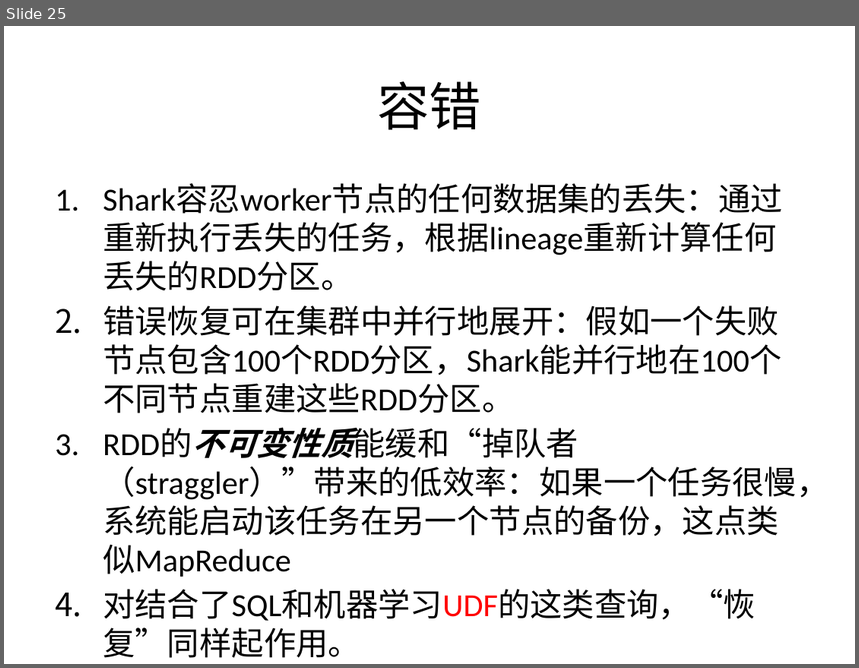
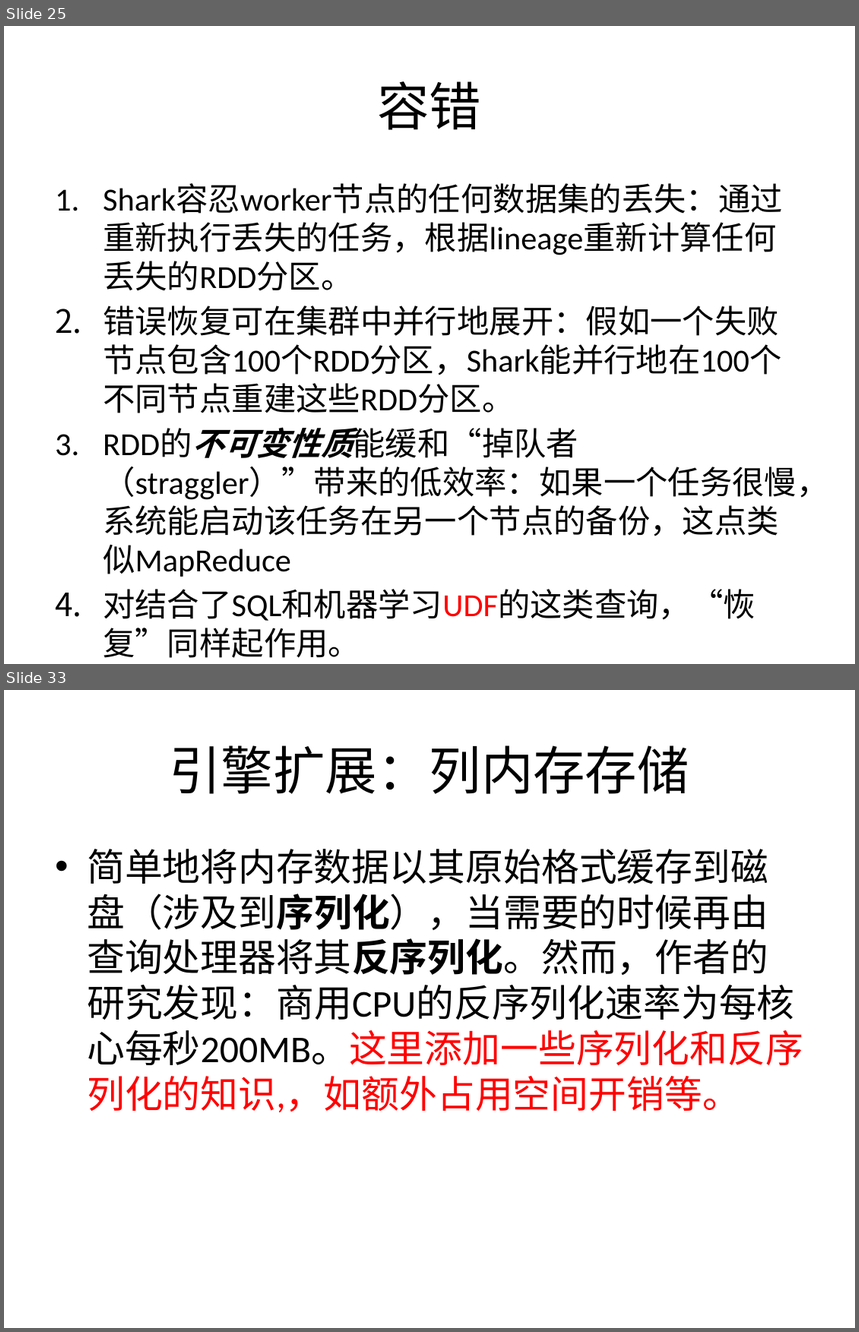
Before and after one commit to wuxingdexian/seminar, a slide deck: 整合.pptx. Shown one above the other, each under a label of ours: slide 25 before the commit, slides 25 and 33 after it; the slides between them are not shown. The pictures are 859x668 and 859x1332 pixels, drawn with LibreOffice and Linux fonts; fonts in the diff are those of the drawing. Boxes give left, top, right and bottom in pixels: in the first picture for what was removed or moved away, otherwise in the second. Text is boxed around its words. In the diff, an @@ line names an element or a change of style, - is before the commit and + after.

```diff
--- a/整合.pptx
+++ b/整合.pptx
@@ slide 33 added at <box>4,690,855,1328</box>, background #FFFFFF @@
@@ title added at <box>169,745,689,794</box>, 44 pt, text #000000 @@
+引擎扩展：列内存存储
@@ text added at <box>87,849,804,1113</box>, 32 pt, text #000000 @@
+• 简单地将内存数据以其原始格式缓存到磁盘（涉及到序列化），当需要的时候再由查询处理器将其反序列化。然而，作者的研究发现：商用CPU的反序列化速率为每核心每秒200MB。这里添加一些序列化和反序列化的知识,，如额外占用空间开销等。
```
Also in this commit, not shown: 5 slides changed, 6 other slides added, 1 slide removed, 1 other file.
